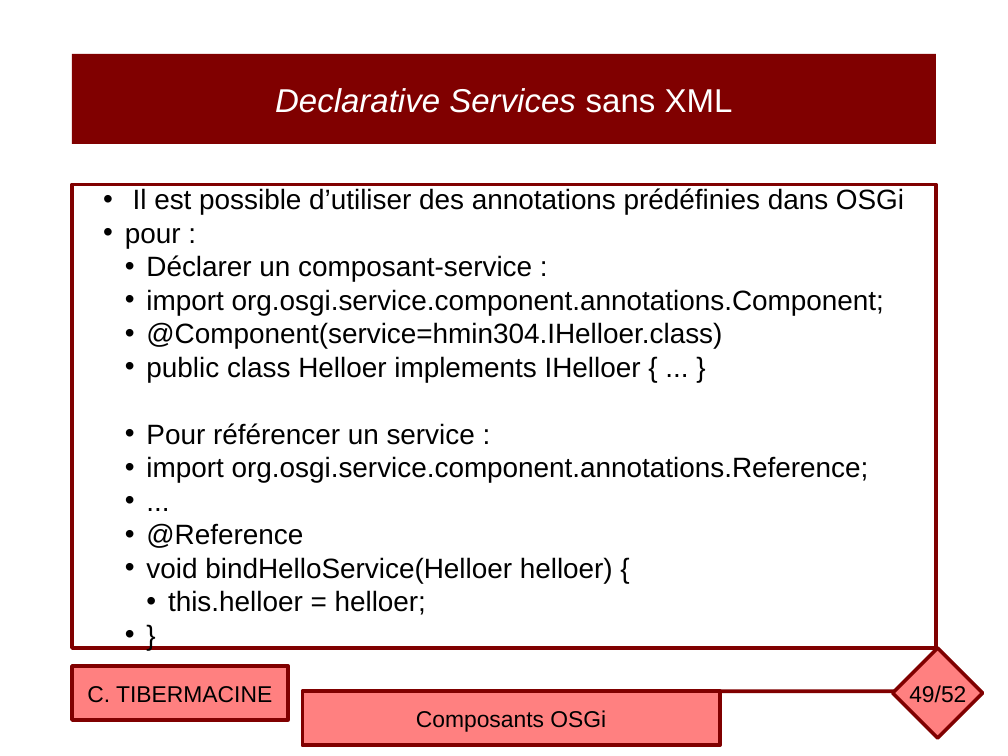
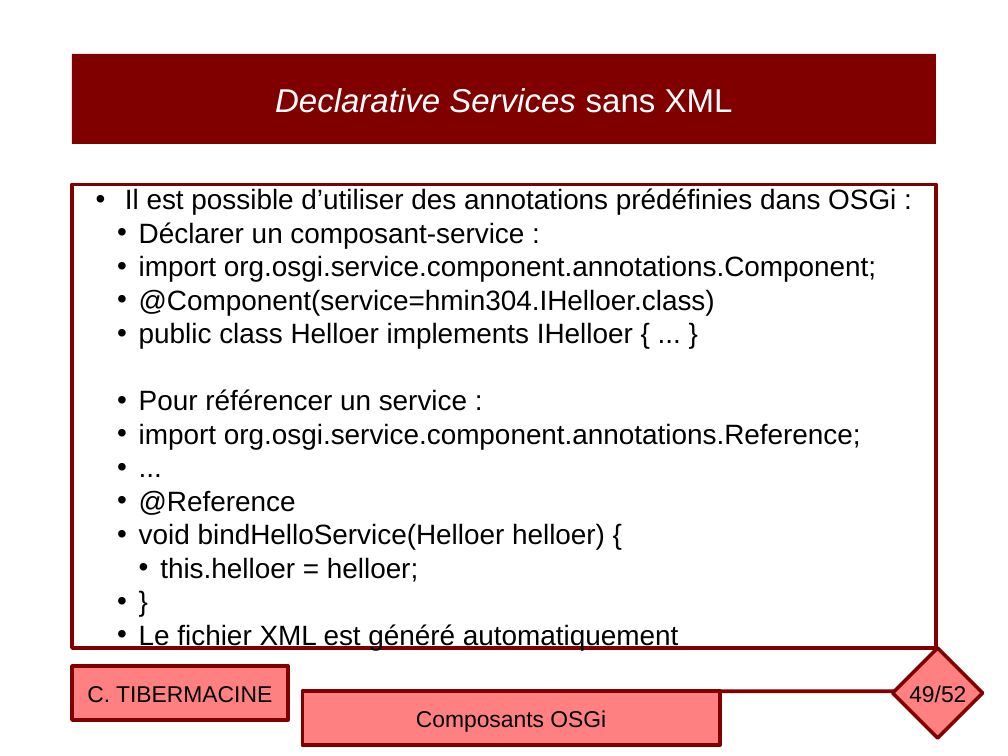
Before and after one commit to ctiber/composants, a slide deck: slide 49 of cours/cours3.odp. Drawn at 1008x756 pixels with LibreOffice and Linux fonts; fonts in the diff are those of the drawing. Boxes give left, top, right and bottom in pixels: in the first picture for what was removed or moved away, otherwise in the second. Text is boxed around its words. In the diff, an @@ line names an element or a change of style, - is before the commit and + after.

Commit message:
Mise à jour du cours OSGi

```diff
--- a/cours/cours3.odp
+++ b/cours/cours3.odp
@@ text in rectangle at (125,188,896,214): text changed @@
-• Il est possible d’utiliser des annotations prédéfinies dans OSGi
-• pour :
+• Il est possible d’utiliser des annotations prédéfinies dans OSGi :
@@ text in rectangle at (139,624,678,650): paragraph added @@
+  • Le fichier XML est généré automatiquement
```
Also in this commit, not shown: 1 other file.
